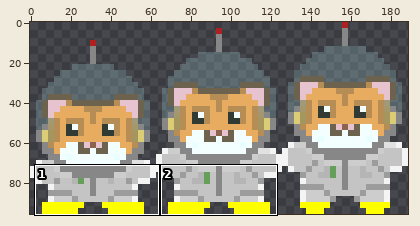
Sprite sheet: rollercoin/game6/hamster.png. Above: a wide view before the commit, with the close-up outlined.
Close-up. Old version:
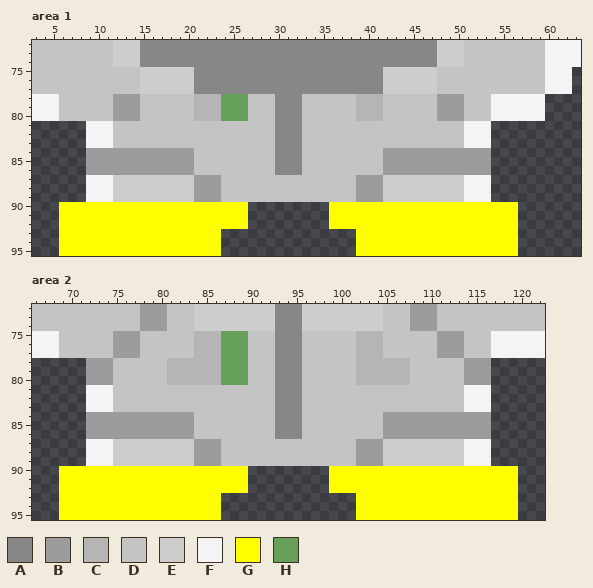
The file is 189x96 pixels. Shown: area 1: x 3..63, y 72..95; area 2: x 66..122, y 72..95.
Palette (. is transparent): A #878787  B #9c9c9c  C #b5b5b5  D #c4c4c4  E #cdcdcd  F #f4f4f4  G #ffff00  H #669f5a
Pixels before, area 1, first column x 3:
72 DDDDDDDDDEEEAAAAAAAAAAAAAAAAAAAAAAAAAAAAAAAAAEEEDDDDDDDDDFFFF
73 DDDDDDDDDEEEAAAAAAAAAAAAAAAAAAAAAAAAAAAAAAAAAEEEDDDDDDDDDFFFF
74 DDDDDDDDDEEEAAAAAAAAAAAAAAAAAAAAAAAAAAAAAAAAAEEEDDDDDDDDDFFFF
75 DDDDDDDDDDDDEEEEEEAAAAAAAAAAAAAAAAAAAAAEEEEEEDDDDDDDDDDDDFFF.
76 DDDDDDDDDDDDEEEEEEAAAAAAAAAAAAAAAAAAAAAEEEEEEDDDDDDDDDDDDFFF.
77 DDDDDDDDDDDDEEEEEEAAAAAAAAAAAAAAAAAAAAAEEEEEEDDDDDDDDDDDDFFF.
78 FFFDDDDDDBBBDDDDDDCCCHHHDDDAAADDDDDDCCCDDDDDDBBBDDDFFFFFF....
79 FFFDDDDDDBBBDDDDDDCCCHHHDDDAAADDDDDDCCCDDDDDDBBBDDDFFFFFF....
80 FFFDDDDDDBBBDDDDDDCCCHHHDDDAAADDDDDDCCCDDDDDDBBBDDDFFFFFF....
81 ......FFFDDDDDDDDDDDDDDDDDDAAADDDDDDDDDDDDDDDDDDFFF..........
82 ......FFFDDDDDDDDDDDDDDDDDDAAADDDDDDDDDDDDDDDDDDFFF..........
83 ......FFFDDDDDDDDDDDDDDDDDDAAADDDDDDDDDDDDDDDDDDFFF..........
84 ......BBBBBBBBBBBBDDDDDDDDDAAADDDDDDDDDBBBBBBBBBBBB..........
85 ......BBBBBBBBBBBBDDDDDDDDDAAADDDDDDDDDBBBBBBBBBBBB..........
86 ......BBBBBBBBBBBBDDDDDDDDDAAADDDDDDDDDBBBBBBBBBBBB..........
87 ......FFFEEEEEEEEEBBBDDDDDDDDDDDDDDDBBBEEEEEEEEEFFF..........
88 ......FFFEEEEEEEEEBBBDDDDDDDDDDDDDDDBBBEEEEEEEEEFFF..........
89 ......FFFEEEEEEEEEBBBDDDDDDDDDDDDDDDBBBEEEEEEEEEFFF..........
90 ...GGGGGGGGGGGGGGGGGGGGG.........GGGGGGGGGGGGGGGGGGGGG.......
91 ...GGGGGGGGGGGGGGGGGGGGG.........GGGGGGGGGGGGGGGGGGGGG.......
92 ...GGGGGGGGGGGGGGGGGGGGG.........GGGGGGGGGGGGGGGGGGGGG.......
93 ...GGGGGGGGGGGGGGGGGG...............GGGGGGGGGGGGGGGGGG.......
94 ...GGGGGGGGGGGGGGGGGG...............GGGGGGGGGGGGGGGGGG.......
95 ...GGGGGGGGGGGGGGGGGG...............GGGGGGGGGGGGGGGGGG.......
Pixels before, area 2, first column x 66:
72 DDDDDDDDDDDDBBBDDDEEEEEEEEEAAAEEEEEEEEEDDDBBBDDDDDDDDDDDD
73 DDDDDDDDDDDDBBBDDDEEEEEEEEEAAAEEEEEEEEEDDDBBBDDDDDDDDDDDD
74 DDDDDDDDDDDDBBBDDDEEEEEEEEEAAAEEEEEEEEEDDDBBBDDDDDDDDDDDD
75 FFFDDDDDDBBBDDDDDDCCCHHHDDDAAADDDDDDCCCDDDDDDBBBDDDFFFFFF
76 FFFDDDDDDBBBDDDDDDCCCHHHDDDAAADDDDDDCCCDDDDDDBBBDDDFFFFFF
77 FFFDDDDDDBBBDDDDDDCCCHHHDDDAAADDDDDDCCCDDDDDDBBBDDDFFFFFF
78 ......BBBDDDDDDCCCCCCHHHDDDAAADDDDDDCCCCCCDDDDDDBBB......
79 ......BBBDDDDDDCCCCCCHHHDDDAAADDDDDDCCCCCCDDDDDDBBB......
80 ......BBBDDDDDDCCCCCCHHHDDDAAADDDDDDCCCCCCDDDDDDBBB......
81 ......FFFDDDDDDDDDDDDDDDDDDAAADDDDDDDDDDDDDDDDDDFFF......
82 ......FFFDDDDDDDDDDDDDDDDDDAAADDDDDDDDDDDDDDDDDDFFF......
83 ......FFFDDDDDDDDDDDDDDDDDDAAADDDDDDDDDDDDDDDDDDFFF......
84 ......BBBBBBBBBBBBDDDDDDDDDAAADDDDDDDDDBBBBBBBBBBBB......
85 ......BBBBBBBBBBBBDDDDDDDDDAAADDDDDDDDDBBBBBBBBBBBB......
86 ......BBBBBBBBBBBBDDDDDDDDDAAADDDDDDDDDBBBBBBBBBBBB......
87 ......FFFEEEEEEEEEBBBDDDDDDDDDDDDDDDBBBEEEEEEEEEFFF......
88 ......FFFEEEEEEEEEBBBDDDDDDDDDDDDDDDBBBEEEEEEEEEFFF......
89 ......FFFEEEEEEEEEBBBDDDDDDDDDDDDDDDBBBEEEEEEEEEFFF......
90 ...GGGGGGGGGGGGGGGGGGGGG.........GGGGGGGGGGGGGGGGGGGGG...
91 ...GGGGGGGGGGGGGGGGGGGGG.........GGGGGGGGGGGGGGGGGGGGG...
92 ...GGGGGGGGGGGGGGGGGGGGG.........GGGGGGGGGGGGGGGGGGGGG...
93 ...GGGGGGGGGGGGGGGGGG...............GGGGGGGGGGGGGGGGGG...
94 ...GGGGGGGGGGGGGGGGGG...............GGGGGGGGGGGGGGGGGG...
95 ...GGGGGGGGGGGGGGGGGG...............GGGGGGGGGGGGGGGGGG...
After the commit:
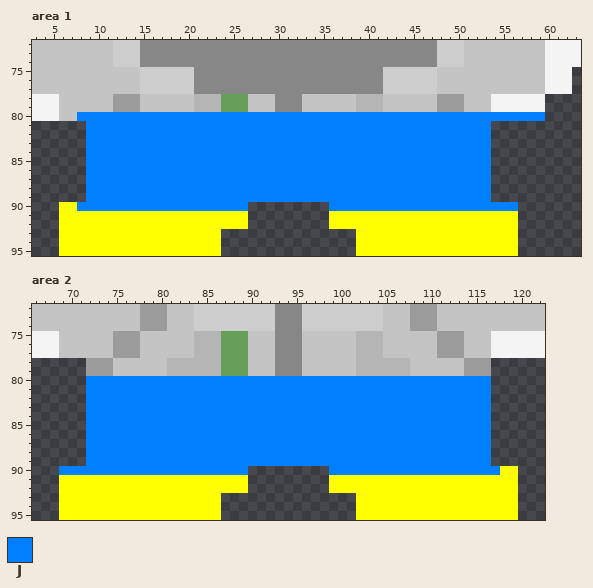
Colours new in this view: J #0080ff
Change:
Changed rows in their new state; - is an unchanged pixel.
Area 1:
first column x 8:
80 JJJJJJJJJJJJJJJJJJJJJJJJJJJJJJJJJJJJJJJJJJJJJJJJJJJJ
81 -JJJJJJJJJJJJJJJJJJJJJJJJJJJJJJJJJJJJJJJJJJJJJ------
82 -JJJJJJJJJJJJJJJJJJJJJJJJJJJJJJJJJJJJJJJJJJJJJ------
83 -JJJJJJJJJJJJJJJJJJJJJJJJJJJJJJJJJJJJJJJJJJJJJ------
84 -JJJJJJJJJJJJJJJJJJJJJJJJJJJJJJJJJJJJJJJJJJJJJ------
85 -JJJJJJJJJJJJJJJJJJJJJJJJJJJJJJJJJJJJJJJJJJJJJ------
86 -JJJJJJJJJJJJJJJJJJJJJJJJJJJJJJJJJJJJJJJJJJJJJ------
87 -JJJJJJJJJJJJJJJJJJJJJJJJJJJJJJJJJJJJJJJJJJJJJ------
88 -JJJJJJJJJJJJJJJJJJJJJJJJJJJJJJJJJJJJJJJJJJJJJ------
89 -JJJJJJJJJJJJJJJJJJJJJJJJJJJJJJJJJJJJJJJJJJJJJ------
90 JJJJJJJJJJJJJJJJJJJ---------JJJJJJJJJJJJJJJJJJJJJ---
Area 2:
first column x 69:
80 ---JJJJJJJJJJJJJJJJJJJJJJJJJJJJJJJJJJJJJJJJJJJJJ-
81 ---JJJJJJJJJJJJJJJJJJJJJJJJJJJJJJJJJJJJJJJJJJJJJ-
82 ---JJJJJJJJJJJJJJJJJJJJJJJJJJJJJJJJJJJJJJJJJJJJJ-
83 ---JJJJJJJJJJJJJJJJJJJJJJJJJJJJJJJJJJJJJJJJJJJJJ-
84 ---JJJJJJJJJJJJJJJJJJJJJJJJJJJJJJJJJJJJJJJJJJJJJ-
85 ---JJJJJJJJJJJJJJJJJJJJJJJJJJJJJJJJJJJJJJJJJJJJJ-
86 ---JJJJJJJJJJJJJJJJJJJJJJJJJJJJJJJJJJJJJJJJJJJJJ-
87 ---JJJJJJJJJJJJJJJJJJJJJJJJJJJJJJJJJJJJJJJJJJJJJ-
88 ---JJJJJJJJJJJJJJJJJJJJJJJJJJJJJJJJJJJJJJJJJJJJJ-
89 ---JJJJJJJJJJJJJJJJJJJJJJJJJJJJJJJJJJJJJJJJJJJJJ-
90 JJJJJJJJJJJJJJJJJJJJJ---------JJJJJJJJJJJJJJJJJJJ
